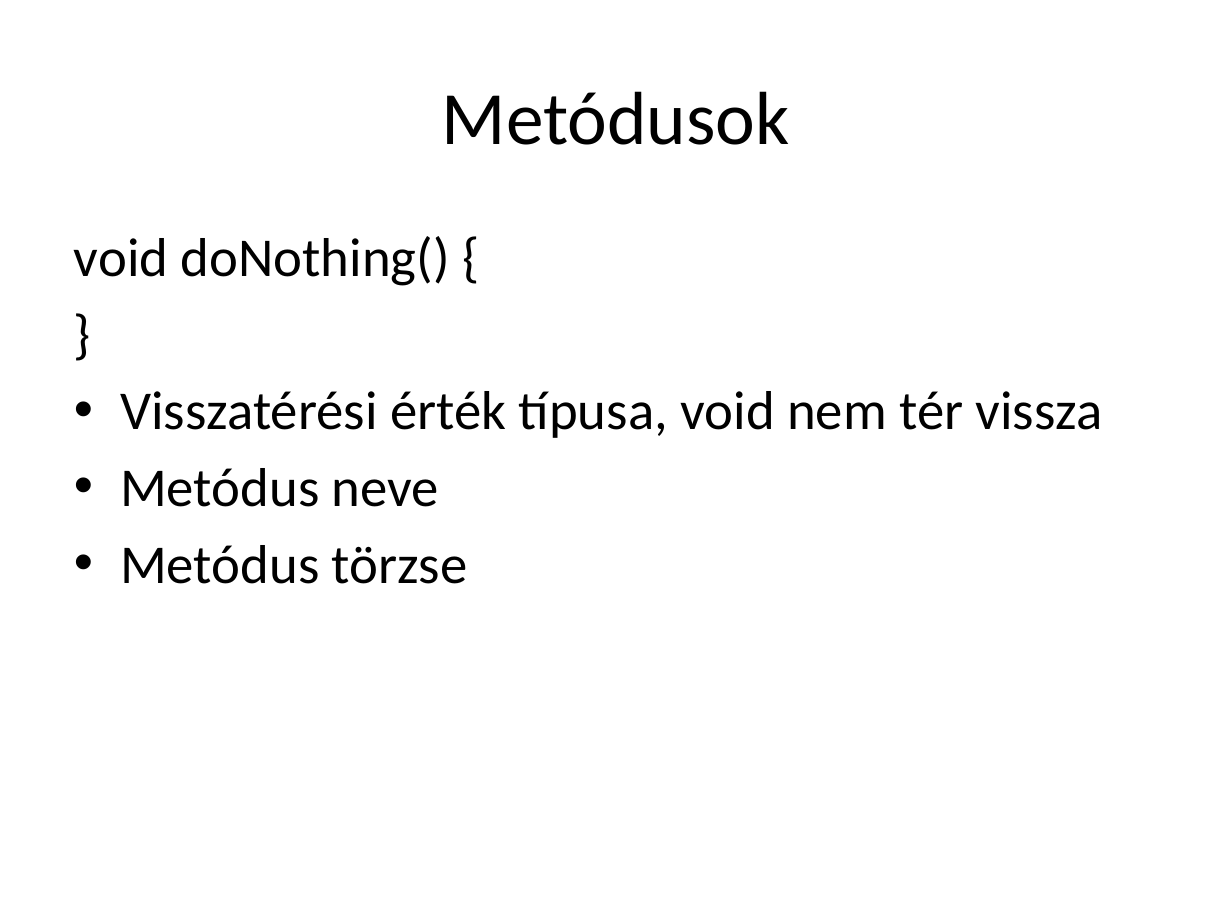
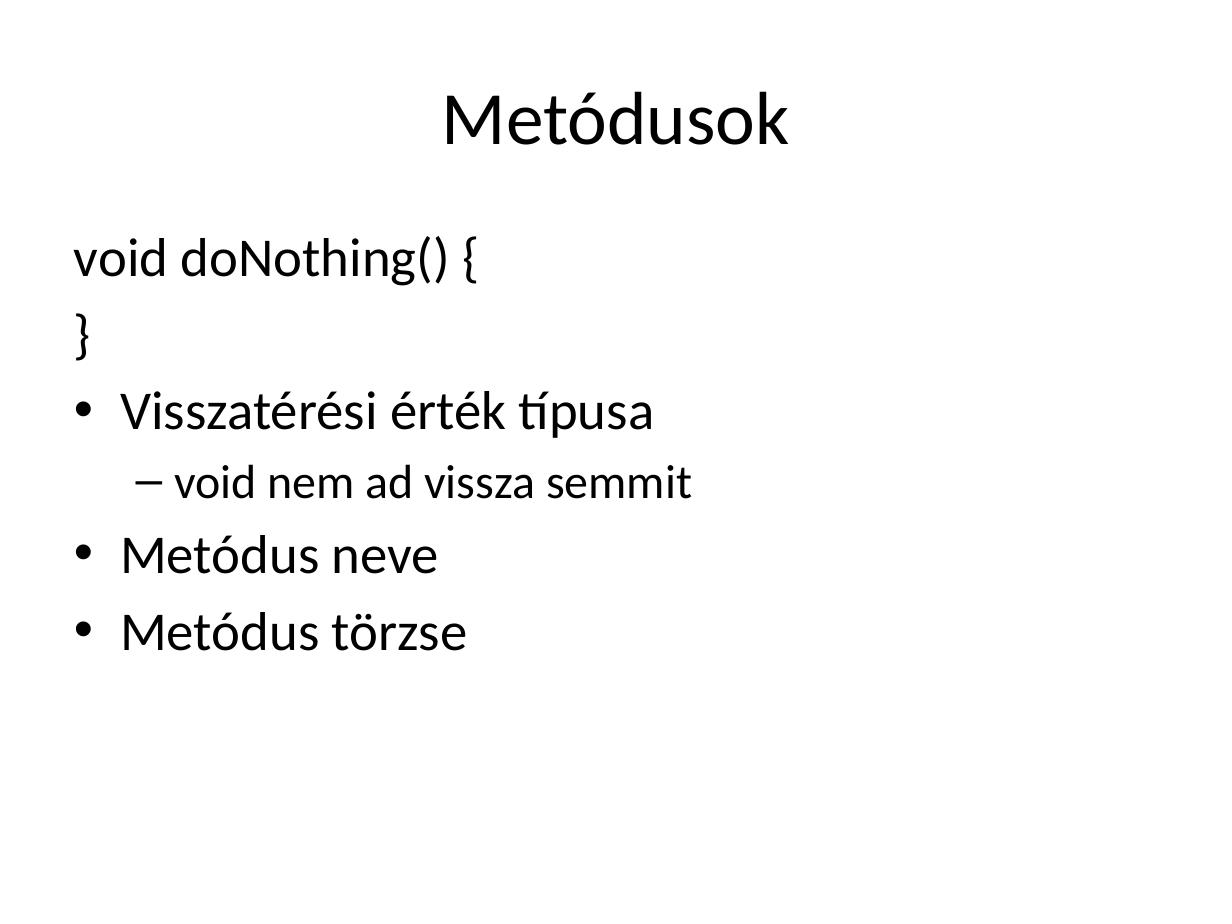
Before and after one commit to lajthabalazs/arduino, a slide deck: slide 40 of class/Arduino-cpp.pptx (slide 15 before the commit). Drawn at 1232x924 pixels with LibreOffice and Linux fonts; fonts in the diff are those of the drawing. Boxes give left, top, right and bottom in pixels: in the first picture for what was removed or moved away, otherwise in the second. Text is boxed around its words. In the diff, an @@ line names an element or a change of style, - is before the commit and + after.

```diff
--- a/class/Arduino-cpp.pptx
+++ b/class/Arduino-cpp.pptx
@@ text at (120,391,692,499): text changed @@
-• Visszatérési érték típusa, void nem tér vissza
+• Visszatérési érték típusa
+  – void nem ad vissza semmit
```
Also in this commit, not shown: 11 other slides changed, 24 slides added, 1 slide removed, 1 other file.
